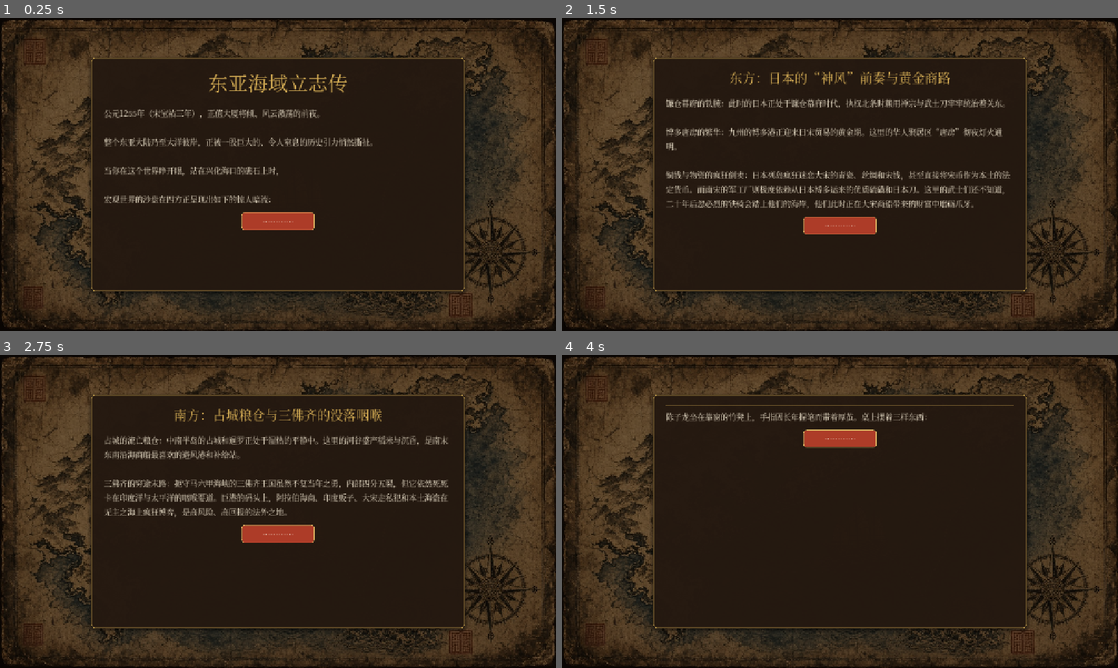
Above: before the commit, frames 1-4 (two rows, left to right).
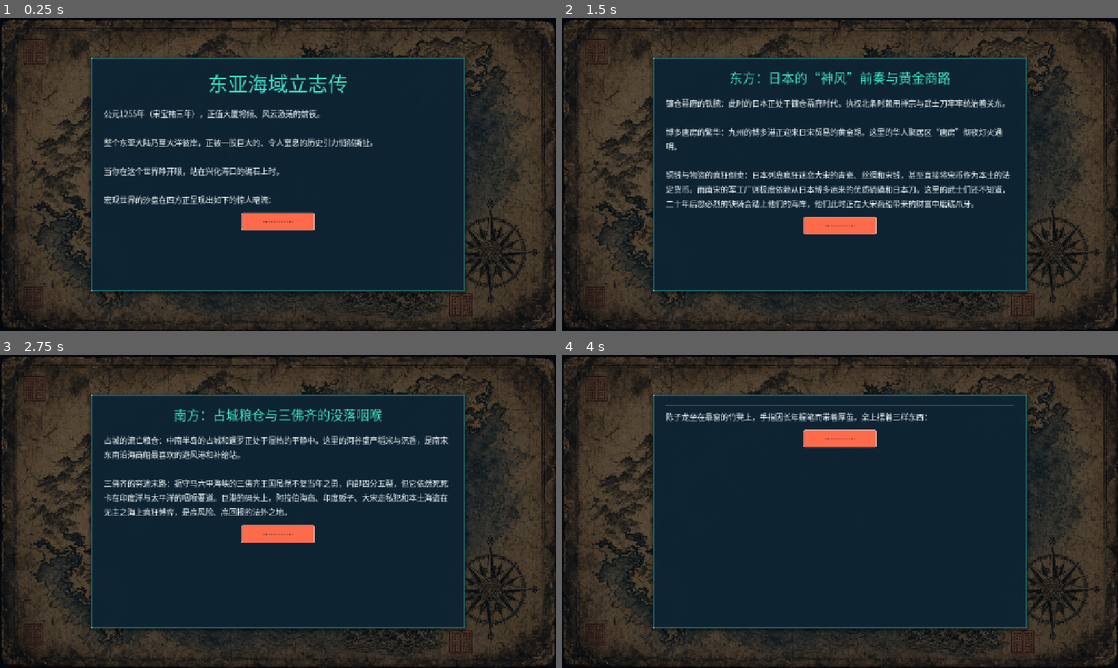
Above: after the commit, the same moments.

Repository: haru225-coder/nk1
Game: Godot game, scene res://scenes/Main.tscn
Two runs of this game, one before a commit and one after it. Both use one fixed random seed, a clock stepped at 60 frames per second and the inputs below.
Inputs (mouse positions are in pixels of both pictures, inside the frame that each line leads up to):
- Up to frame 1 (0.25 s): no input
- Up to frame 2 (1.5 s): click "…………" at 0.5 s; click "…………" at 1.25 s
- Up to frame 3 (2.75 s): click "…………" at 2 s
- Up to frame 4 (4 s): click "…………" at 2.75 s; tap Enter (ui_accept) at 3.5, 3.77 s; move the mouse to (962, 495) at 3.52 s; hold Right (ui_right) from 3.53 s (still down); tap J at 3.6 s

The runs differ from the first frame. In frame 1, 50% of the frame differs, in the area x 16-84%, y 12-88%; in frame 2, 50%; in frame 3, 50%; in frame 4, 50%.

Commit message:
fix(ui): 面板改成夜潮
熟漆描金换成深青底、潮光线和珊瑚主钮。正文改壳白。海图纸色不动。

Co-authored-by: haru225-coder <haru225-coder@users.noreply.github.com>

Diff:
--- a/scripts/core/UiTheme.gd
+++ b/scripts/core/UiTheme.gd
@@ -1,19 +1,25 @@
 class_name UiTheme
 extends RefCounted
-## 「绢本墨笔」：熟漆底、泥金线、朱砂主钮。面板不透底图。
+## 「夜潮」：深青底、潮光线、珊瑚主钮。面板不透底图。
+## 调用点仍写 GOLD，颜色已是潮光，不再是泥金。
 ## class_name 全局可解析，不占 autoload。
 
-const INK := Color(0.145, 0.098, 0.064, 0.96)       # 熟漆面板
-const INK_SOFT := Color(0.227, 0.165, 0.108, 0.98)  # 港卡，几乎不透
-const GOLD := Color(0.86, 0.70, 0.34)               # 泥金
-const TEXT := Color(0.95, 0.91, 0.82)               # 绢色正文
-const TEXT_DIM := Color(0.73, 0.65, 0.52)           # 旁注
-const SEAL := Color(0.70, 0.24, 0.16)               # 朱砂
-const SEAL_HI := Color(0.82, 0.32, 0.20)
-const MOSS := Color(0.62, 0.74, 0.48)               # 顺风 / 已办
-const HONEY := Color(0.90, 0.72, 0.38)              # 紧缺 / 欠账
-const CINNABAR := Color(0.86, 0.46, 0.34)           # 告警字，比钮浅一档
-const VEIL := Color(0.07, 0.04, 0.02, 0.50)         # 压暗照片，字才站得住
+const INK := Color(0.055, 0.141, 0.200, 0.96)       # 夜潮面板
+const INK_SOFT := Color(0.086, 0.188, 0.267, 0.98)  # 港卡，几乎不透
+const TIDE := Color(0.243, 0.878, 0.773)            # 潮光
+const GOLD := TIDE
+const TEXT := Color(0.949, 0.984, 0.988)            # 壳白正文
+const TEXT_DIM := Color(0.608, 0.722, 0.769)        # 旁注
+const SEAL := Color(1.0, 0.420, 0.290)              # 珊瑚主钮
+const SEAL_HI := Color(1.0, 0.541, 0.431)
+const MOSS := Color(0.490, 0.871, 0.541)            # 顺风 / 已办
+const HONEY := Color(0.941, 0.757, 0.290)           # 紧缺 / 欠账
+const CINNABAR := Color(1.0, 0.561, 0.478)          # 告警字
+const VEIL := Color(0.02, 0.05, 0.09, 0.55)         # 压暗照片，字才站得住
+const BTN := Color(0.10, 0.22, 0.31, 0.98)
+const BTN_HI := Color(0.15, 0.32, 0.42, 1.0)
+const BTN_DOWN := Color(0.06, 0.14, 0.20, 1.0)
+const INK_SOLID := Color(0.055, 0.141, 0.200, 1.0)
 
 # 字阶从 Main.tscn 实测收口。标题页大题仍可单独加大。
 const SIZE_PORT := 32
@@ -24,15 +30,16 @@
 const LINE_BODY := 6
 
 const _FONT_NAMES: PackedStringArray = [
+	"WenQuanYi Micro Hei",
+	"Noto Sans CJK SC",
+	"Source Han Sans SC",
+	"Droid Sans Fallback",
 	"Songti SC",
 	"STSong",
 	"Noto Serif CJK SC",
 	"Source Han Serif SC",
-	"Noto Serif CJK JP",
 	"KaiTi",
 	"SimSun",
-	"WenQuanYi Micro Hei",
-	"Droid Sans Fallback",
 ]
 
 static var _font: Font
@@ -73,14 +80,14 @@
 	t.set_font("font", "Button", f)
 	t.set_font_size("font_size", "Button", SIZE_BODY)
 	t.set_color("font_color", "Button", TEXT)
-	t.set_color("font_hover_color", "Button", Color(1.0, 0.97, 0.90))
-	t.set_color("font_pressed_color", "Button", Color(1.0, 0.97, 0.90))
+	t.set_color("font_hover_color", "Button", TEXT)
+	t.set_color("font_pressed_color", "Button", TEXT)
 	t.set_color("font_disabled_color", "Button", TEXT_DIM)
 	t.set_color("font_focus_color", "Button", TEXT)
-	var ink_n := _button_box(Color(0.20, 0.145, 0.095, 0.98), Color(GOLD, 0.32))
-	var ink_h := _button_box(Color(0.30, 0.22, 0.15, 1.0), Color(GOLD, 0.72))
-	var ink_p := _button_box(Color(0.14, 0.10, 0.07, 1.0), Color(GOLD, 0.40))
-	var ink_d := _button_box(Color(0.14, 0.11, 0.08, 0.55), Color(GOLD, 0.12))
+	var ink_n := _button_box(BTN, Color(TIDE, 0.35))
+	var ink_h := _button_box(BTN_HI, Color(TIDE, 0.85))
+	var ink_p := _button_box(BTN_DOWN, Color(TIDE, 0.45))
+	var ink_d := _button_box(Color(BTN_DOWN, 0.55), Color(TIDE, 0.12))
 	t.set_stylebox("normal", "Button", ink_n)
 	t.set_stylebox("hover", "Button", ink_h)
 	t.set_stylebox("pressed", "Button", ink_p)
@@ -101,9 +108,9 @@
 	t.set_stylebox("separator", "HSeparator", rule)
 	t.set_stylebox("separator", "VSeparator", rule)
 
-	var track := _flat(Color(0.05, 0.03, 0.02, 0.55), Color(0, 0, 0, 0), 3, 0)
-	var grab := _flat(Color(GOLD, 0.85), Color(0, 0, 0, 0), 3, 0)
-	var grab_hi := _flat(GOLD, Color(0, 0, 0, 0), 3, 0)
+	var track := _flat(Color(0.03, 0.08, 0.12, 0.55), Color(0, 0, 0, 0), 2, 0)
+	var grab := _flat(Color(TIDE, 0.85), Color(0, 0, 0, 0), 2, 0)
+	var grab_hi := _flat(TIDE, Color(0, 0, 0, 0), 2, 0)
 	# 空边距的 StyleBox 会把滚动条压成 0 宽，滚轮能动、条却看不见。
 	for st in [track, grab, grab_hi]:
 		st.content_margin_left = 4
@@ -119,10 +126,10 @@
 	var pop := panel()
 	t.set_stylebox("panel", "PopupMenu", pop)
 	t.set_color("font_color", "PopupMenu", TEXT)
-	t.set_color("font_hover_color", "PopupMenu", Color(1.0, 0.97, 0.90))
+	t.set_color("font_hover_color", "PopupMenu", TEXT)
 	t.set_font("font", "PopupMenu", f)
 	t.set_font_size("font_size", "PopupMenu", SIZE_FOOT)
-	t.set_stylebox("hover", "PopupMenu", _flat(Color(GOLD, 0.22), Color(0, 0, 0, 0), 2, 0))
+	t.set_stylebox("hover", "PopupMenu", _flat(Color(TIDE, 0.22), Color(0, 0, 0, 0), 2, 0))
 
 	t.set_stylebox("panel", "AcceptDialog", panel())
 	t.set_color("title_color", "AcceptDialog", GOLD)
@@ -147,9 +154,9 @@
 	return st
 
 
-## 熟漆面板：泥金细边，从画上浮起来，底图不再透进字里。
+## 夜潮面板：潮光细边，从画上浮起来，底图不再透进字里。
 static func panel() -> StyleBoxFlat:
-	var st := _flat(INK, Color(GOLD, 0.48), 8)
+	var st := _flat(INK, Color(TIDE, 0.55), 2)
 	st.shadow_color = Color(0, 0, 0, 0.40)
 	st.shadow_size = 8
 	st.shadow_offset = Vector2(0, 3)
@@ -158,7 +165,7 @@
 
 ## 港名匾、卷首不用大圆角。
 static func plaque() -> StyleBoxFlat:
-	var st := _flat(Color(0.11, 0.07, 0.04, 0.94), Color(GOLD, 0.88), 2, 1)
+	var st := _flat(Color(0.04, 0.12, 0.18, 0.94), Color(TIDE, 0.90), 2, 1)
 	st.border_width_top = 2
 	st.border_width_bottom = 2
 	st.content_margin_left = 28
@@ -172,7 +179,7 @@
 
 
 static func icon_frame() -> StyleBoxFlat:
-	var st := _flat(Color(0.08, 0.05, 0.03, 1.0), Color(GOLD, 0.72), 3, 1)
+	var st := _flat(Color(0.04, 0.10, 0.15, 1.0), Color(TIDE, 0.72), 2, 1)
 	st.content_margin_left = 2
 	st.content_margin_right = 2
 	st.content_margin_top = 2
@@ -181,7 +188,7 @@
 
 
 static func log_well() -> StyleBoxFlat:
-	var st := _flat(Color(0.07, 0.045, 0.028, 0.72), Color(GOLD, 0.22), 4, 1)
+	var st := _flat(Color(0.03, 0.08, 0.12, 0.78), Color(TIDE, 0.28), 2, 1)
 	st.content_margin_left = 8
 	st.content_margin_right = 8
 	st.content_margin_top = 6
@@ -190,7 +197,7 @@
 
 
 static func card() -> StyleBoxFlat:
-	var st := _flat(INK_SOFT, Color(GOLD, 0.36), 5, 1)
+	var st := _flat(INK_SOFT, Color(TIDE, 0.90), 0, 0)
 	st.border_width_left = 3
 	st.content_margin_left = 8
 	st.content_margin_right = 8
@@ -200,7 +207,7 @@
 
 
 static func card_hover() -> StyleBoxFlat:
-	var st := _flat(Color(0.32, 0.23, 0.15, 1.0), Color(GOLD, 0.80), 5, 1)
+	var st := _flat(BTN_HI, Color(TIDE, 1.0), 0, 0)
 	st.border_width_left = 4
 	st.content_margin_left = 8
 	st.content_margin_right = 8
@@ -210,7 +217,7 @@
 
 
 static func _button_box(bg: Color, border: Color) -> StyleBoxFlat:
-	var st := _flat(bg, border, 6)
+	var st := _flat(bg, border, 2)
 	st.content_margin_left = 14
 	st.content_margin_right = 14
 	st.content_margin_top = 7
@@ -222,26 +229,27 @@
 	ctrl.add_theme_font_override("font", font())
 
 
-## 四态按钮。accent=朱砂主钮（升帆 / 开局），其余墨金。
+## 四态按钮。accent=珊瑚主钮（升帆 / 开局），其余夜潮。
 static func style_button(btn: Button, accent := false) -> void:
 	_paint_font(btn)
 	if accent:
-		btn.add_theme_stylebox_override("normal", _button_box(Color(SEAL, 0.96), Color(0.93, 0.78, 0.42, 0.55)))
-		btn.add_theme_stylebox_override("hover", _button_box(SEAL_HI, Color(0.97, 0.84, 0.50, 0.85)))
-		btn.add_theme_stylebox_override("pressed", _button_box(Color(0.48, 0.15, 0.11), Color(GOLD, 0.40)))
-		btn.add_theme_stylebox_override("disabled", _button_box(Color(0.28, 0.15, 0.12, 0.6), Color(GOLD, 0.14)))
-		btn.add_theme_stylebox_override("focus", _button_box(SEAL_HI, Color(GOLD, 0.7)))
-		btn.add_theme_color_override("font_color", Color(0.98, 0.95, 0.88))
-		btn.add_theme_color_override("font_hover_color", Color(1, 0.98, 0.92))
-		btn.add_theme_color_override("font_disabled_color", Color(0.62, 0.54, 0.48))
+		btn.add_theme_stylebox_override("normal", _button_box(SEAL, Color(1, 0.78, 0.70, 0.45)))
+		btn.add_theme_stylebox_override("hover", _button_box(SEAL_HI, Color(1, 0.86, 0.80, 0.70)))
+		btn.add_theme_stylebox_override("pressed", _button_box(Color(1.0, 0.376, 0.251), Color(1, 0.70, 0.60, 0.40)))
+		btn.add_theme_stylebox_override("disabled", _button_box(Color(0.35, 0.18, 0.16, 0.55), Color(TIDE, 0.12)))
+		btn.add_theme_stylebox_override("focus", _button_box(SEAL_HI, Color(TIDE, 0.7)))
+		btn.add_theme_color_override("font_color", INK_SOLID)
+		btn.add_theme_color_override("font_hover_color", INK_SOLID)
+		btn.add_theme_color_override("font_pressed_color", INK_SOLID)
+		btn.add_theme_color_override("font_disabled_color", TEXT_DIM)
 	else:
-		btn.add_theme_stylebox_override("normal", _button_box(Color(0.20, 0.145, 0.095, 0.98), Color(GOLD, 0.32)))
-		btn.add_theme_stylebox_override("hover", _button_box(Color(0.30, 0.22, 0.15, 1.0), Color(GOLD, 0.72)))
-		btn.add_theme_stylebox_override("pressed", _button_box(Color(0.14, 0.10, 0.07, 1.0), Color(GOLD, 0.40)))
-		btn.add_theme_stylebox_override("disabled", _button_box(Color(0.14, 0.11, 0.08, 0.55), Color(GOLD, 0.12)))
-		btn.add_theme_stylebox_override("focus", _button_box(Color(0.30, 0.22, 0.15, 1.0), Color(GOLD, 0.72)))
+		btn.add_theme_stylebox_override("normal", _button_box(BTN, Color(TIDE, 0.35)))
+		btn.add_theme_stylebox_override("hover", _button_box(BTN_HI, Color(TIDE, 0.85)))
+		btn.add_theme_stylebox_override("pressed", _button_box(BTN_DOWN, Color(TIDE, 0.45)))
+		btn.add_theme_stylebox_override("disabled", _button_box(Color(BTN_DOWN, 0.55), Color(TIDE, 0.12)))
+		btn.add_theme_stylebox_override("focus", _button_box(BTN_HI, Color(TIDE, 0.85)))
 		btn.add_theme_color_override("font_color", TEXT)
-		btn.add_theme_color_override("font_hover_color", Color(1.0, 0.97, 0.90))
+		btn.add_theme_color_override("font_hover_color", TEXT)
 		btn.add_theme_color_override("font_disabled_color", TEXT_DIM)
 	btn.add_theme_color_override("font_focus_color", TEXT)
 	btn.mouse_default_cursor_shape = Control.CURSOR_POINTING_HAND
@@ -250,11 +258,11 @@
 ## 牙行价目上的小钮，不能用正文钮的大内边距，否则一行排不下。
 static func style_chip(btn: Button, accent := false) -> void:
 	_paint_font(btn)
-	var bg := Color(SEAL, 0.94) if accent else Color(0.20, 0.145, 0.095, 0.98)
-	var hi := SEAL_HI if accent else Color(0.30, 0.22, 0.15, 1.0)
-	var border := Color(0.93, 0.78, 0.42, 0.55) if accent else Color(GOLD, 0.36)
+	var bg := SEAL if accent else BTN
+	var hi := SEAL_HI if accent else BTN_HI
+	var border := Color(1, 0.78, 0.70, 0.45) if accent else Color(TIDE, 0.40)
 	var mk := func(c: Color) -> StyleBoxFlat:
-		var st := _flat(c, border, 3, 1)
+		var st := _flat(c, border, 2, 1)
 		st.content_margin_left = 8
 		st.content_margin_right = 8
 		st.content_margin_top = 2
@@ -262,22 +270,22 @@
 		return st
 	btn.add_theme_stylebox_override("normal", mk.call(bg))
 	btn.add_theme_stylebox_override("hover", mk.call(hi))
-	btn.add_theme_stylebox_override("pressed", mk.call(Color(0.14, 0.10, 0.07, 1.0)))
-	btn.add_theme_stylebox_override("disabled", mk.call(Color(0.14, 0.11, 0.08, 0.45)))
+	btn.add_theme_stylebox_override("pressed", mk.call(Color(1.0, 0.376, 0.251) if accent else BTN_DOWN))
+	btn.add_theme_stylebox_override("disabled", mk.call(Color(BTN_DOWN, 0.45)))
 	btn.add_theme_stylebox_override("focus", mk.call(hi))
 	btn.add_theme_font_size_override("font_size", SIZE_FOOT)
-	btn.add_theme_color_override("font_color", Color(0.98, 0.95, 0.88) if accent else TEXT)
-	btn.add_theme_color_override("font_hover_color", Color(1.0, 0.97, 0.90))
+	btn.add_theme_color_override("font_color", INK_SOLID if accent else TEXT)
+	btn.add_theme_color_override("font_hover_color", INK_SOLID if accent else TEXT)
 	btn.add_theme_color_override("font_disabled_color", TEXT_DIM)
 	btn.mouse_default_cursor_shape = Control.CURSOR_POINTING_HAND
 
 
-## 剧情选项「挑签」：静息细金杠，hover 左杠加宽、正文右让一截。
+## 剧情选项「挑签」：静息潮光线，hover 左杠加宽、正文右让一截。
 static func _choice_box(hover: bool) -> StyleBoxFlat:
 	var st := _flat(
-		Color(0.30, 0.22, 0.15, 1.0) if hover else Color(0.20, 0.145, 0.10, 0.98),
-		Color(GOLD, 0.78) if hover else Color(GOLD, 0.32),
-		4
+		BTN_HI if hover else BTN,
+		Color(TIDE, 0.95) if hover else Color(TIDE, 0.40),
+		0
 	)
 	st.border_width_left = 6 if hover else 3
 	st.border_width_top = 1
@@ -298,8 +306,8 @@
 	btn.add_theme_stylebox_override("disabled", _choice_box(false))
 	btn.add_theme_stylebox_override("focus", _choice_box(true))
 	btn.add_theme_color_override("font_color", TEXT)
-	btn.add_theme_color_override("font_hover_color", Color(1.0, 0.97, 0.90))
-	btn.add_theme_color_override("font_pressed_color", Color(1.0, 0.97, 0.90))
+	btn.add_theme_color_override("font_hover_color", TEXT)
+	btn.add_theme_color_override("font_pressed_color", TEXT)
 	btn.add_theme_color_override("font_disabled_color", TEXT_DIM)
 	btn.add_theme_color_override("font_focus_color", TEXT)
 	btn.add_theme_font_size_override("font_size", SIZE_BODY)
@@ -343,7 +351,7 @@
 	)
 
 
-## 分隔标题：泥金小字。
+## 分隔标题：潮光小字。
 static func style_section_label(lbl: Label) -> void:
 	_paint_font(lbl)
 	lbl.add_theme_font_size_override("font_size", SIZE_FOOT)
--- a/tools/godot_smoke.gd
+++ b/tools/godot_smoke.gd
@@ -88,6 +88,9 @@
 	var dlg := AcceptDialog.new()
 	UiTheme.style_dialog(dlg, true)
 	_check(dlg.get_theme_stylebox("panel") != null, "UiTheme.style_dialog 给弹窗套绢本面板", fails)
+	_check(UiTheme.INK.b > UiTheme.INK.r and UiTheme.INK.g > UiTheme.INK.r
+		and UiTheme.TIDE.g > UiTheme.TIDE.r and UiTheme.SEAL.r > UiTheme.SEAL.b,
+		"面板是夜潮青，潮光作线，主钮是珊瑚", fails)
 	_check(UiTheme.plain_log("【钱不够】牙人摇头。") == "牙人摇头。", "日志去掉方括号标签", fails)
 	_check(UiTheme.plain_log("买入瓷器 ×1。") == "买入瓷器 ×1。", "普通日志原样保留", fails)
 	_check(UiTheme.plain_log("[color=#aabbcc]【欠饷】已拖欠。[/color]") == "[color=#aabbcc]已拖欠。[/color]",
Not shown, changed: docs/复刻设计_大航海时代标准.md
Not shown, changed: tools/check_symbols.py
